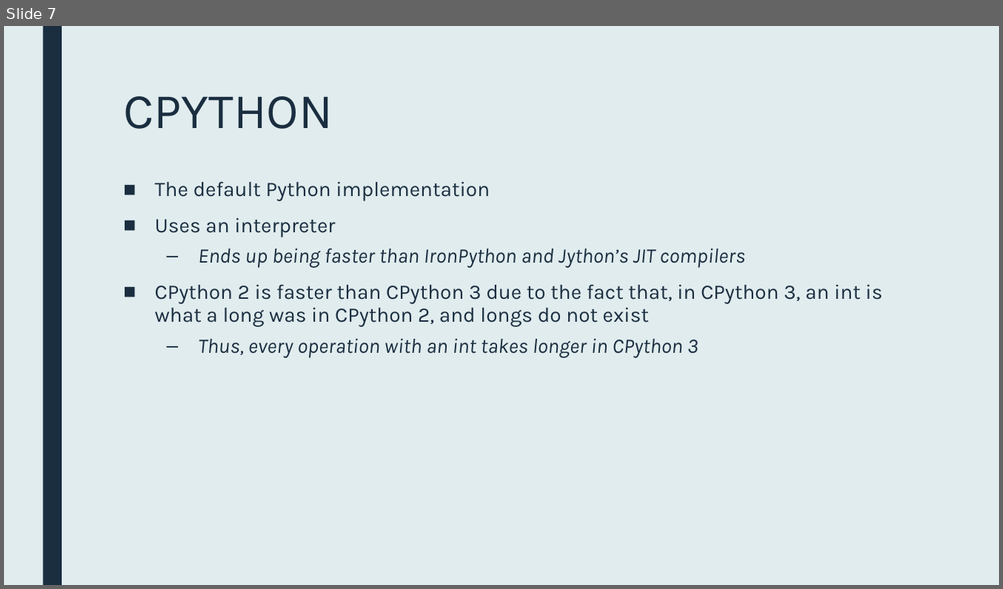
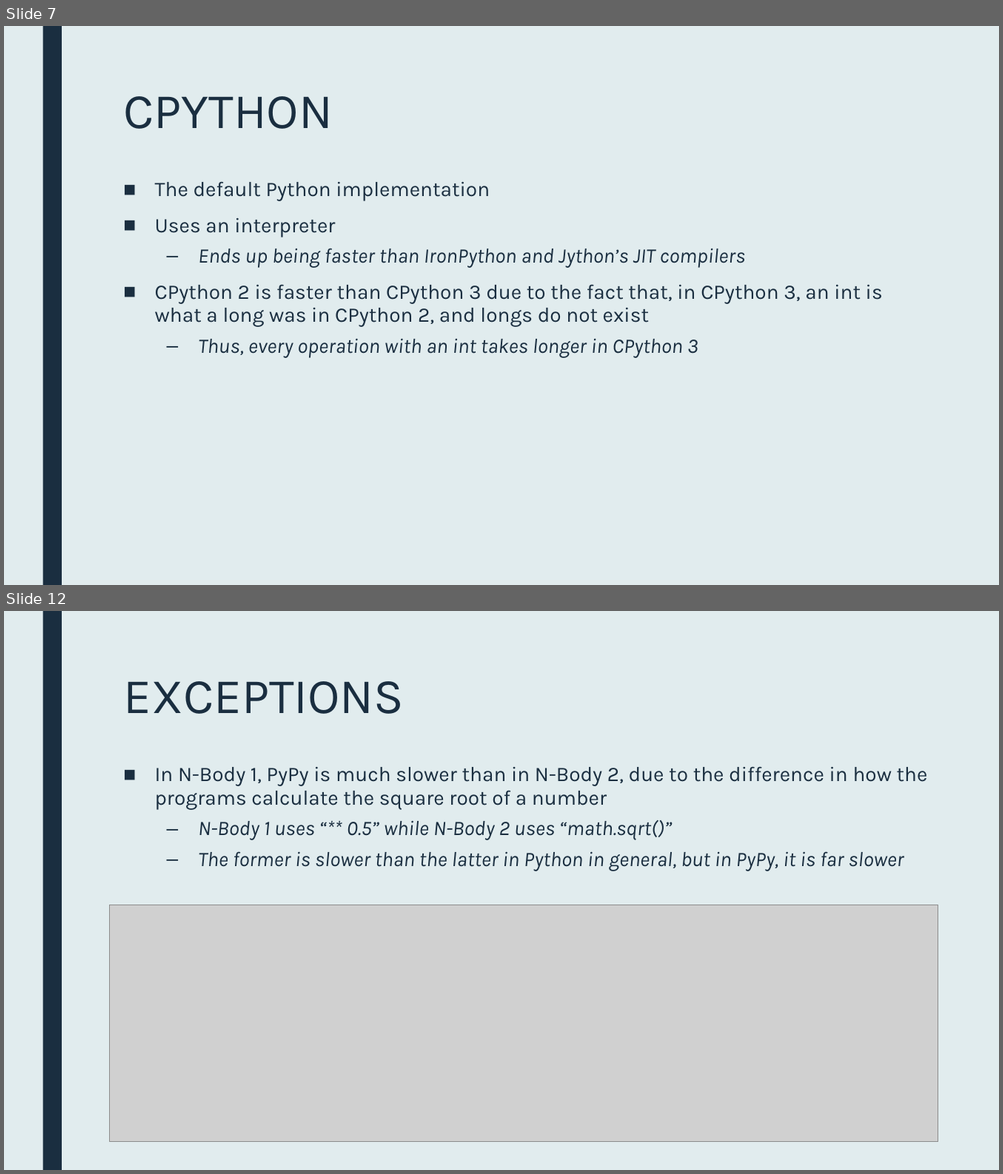
Before and after one commit to gehrigweber/python-comparison, a slide deck: Presentation.pptx. Shown one above the other, each under a label of ours: slide 7 before the commit, slides 7 and 12 after it; the slides between them are not shown. The pictures are 1003x589 and 1003x1174 pixels, drawn with LibreOffice and Linux fonts; fonts in the diff are those of the drawing; grey boxes stand for pictures. Boxes give left, top, right and bottom in pixels: in the first picture for what was removed or moved away, otherwise in the second. Text is boxed around its words. In the diff, an @@ line names an element or a change of style, - is before the commit and + after.

```diff
--- a/Presentation.pptx
+++ b/Presentation.pptx
@@ slide 12 added at (x1=4, y1=611, x2=999, y2=1170), background #E1ECEE; not listed: 1 template element that a slide beside it also shows @@
@@ title added at (x1=123, y1=681, x2=404, y2=714), 48 pt, text #1A2E40 @@
+EXCEPTIONS
@@ text added at (x1=155, y1=766, x2=928, y2=871), 20 pt, text #1A2E40, italic @@
+■ In N-Body 1, PyPy is much slower than in N-Body 2, due to the difference in how the programs calculate the square root of a number
+  – N-Body 1 uses “** 0.5” while N-Body 2 uses “math.sqrt()”
+  – The former is slower than the latter in Python in general, but in PyPy, it is far slower
@@ picture added at (x1=110, y1=905, x2=938, y2=1142) @@
```
Also in this commit, not shown: 2 slides changed, 7 other slides added, 4 slides removed, 1 other file.
